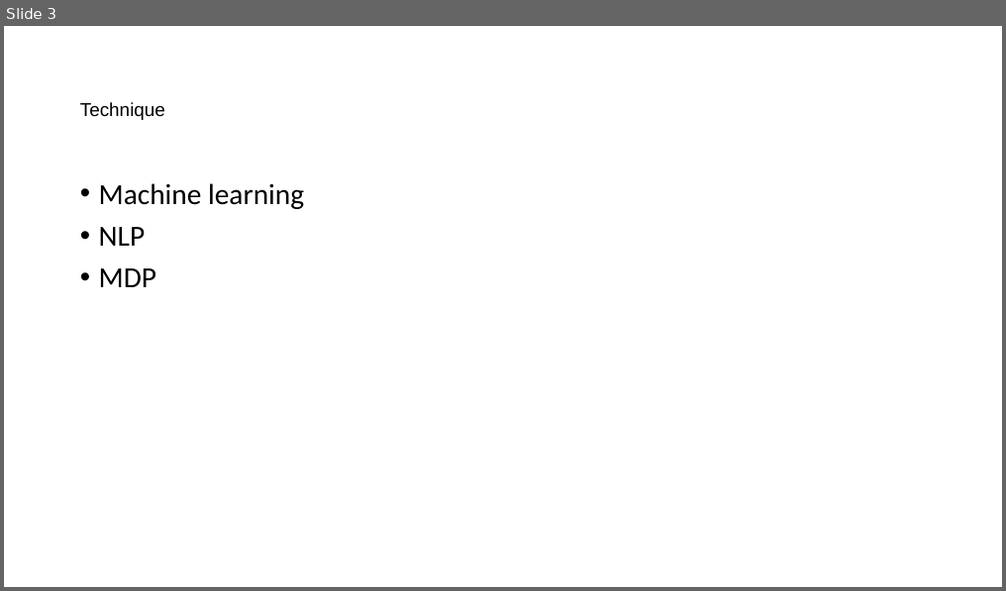
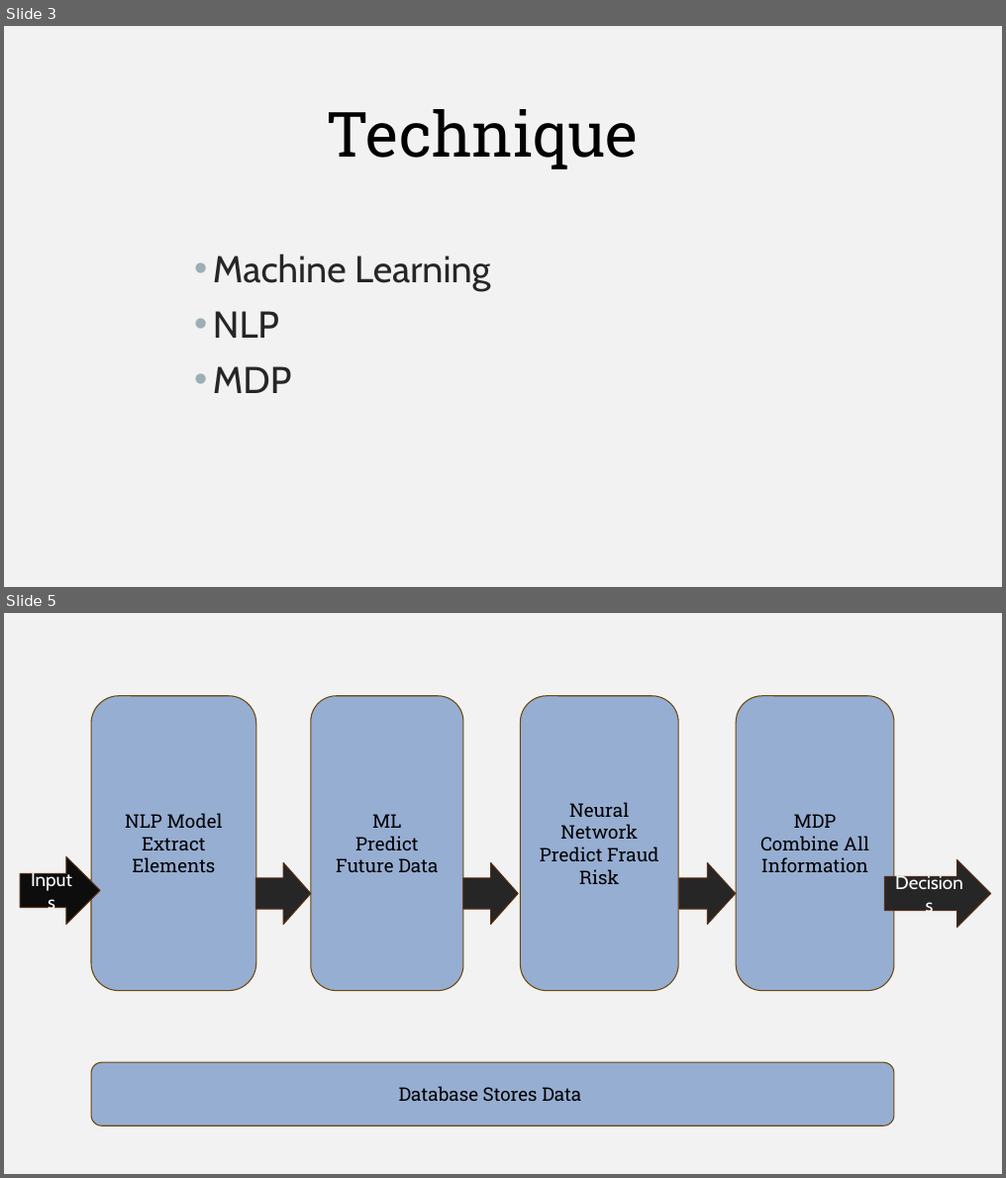
Before and after one commit to ivwangYW/5100CS_Group_Final_Project_Expense-AI, a slide deck: AI Empowered Automated Employee Expense Reimbursement Process.pptx. Shown one above the other, each under a label of ours: slide 3 before the commit, slides 3 and 5 after it; the slides between them are not shown. The pictures are 1006x591 and 1006x1178 pixels, drawn with LibreOffice and Linux fonts; fonts in the diff are those of the drawing. Boxes give left, top, right and bottom in pixels: in the first picture for what was removed or moved away, otherwise in the second. Text is boxed around its words. In the diff, an @@ line names an element or a change of style, - is before the commit and + after.

```diff
--- a/AI Empowered Automated Employee Expense Reimbursement Process.pptx
+++ b/AI Empowered Automated Employee Expense Reimbursement Process.pptx
@@ slide 5 added at bbox=[4, 613, 1002, 1174], background #F2F2F2 @@
@@ rounded rectangle added at bbox=[91, 696, 257, 991], fill #96AED2, outline #6C470D 1 pt, 18 pt, text #000000 @@
+NLP Model
+Extract Elements
@@ rounded rectangle added at bbox=[311, 696, 463, 991], fill #96AED2, outline #6C470D 1 pt, 18 pt, text #000000 @@
+ML
+Predict Future Data
@@ rounded rectangle added at bbox=[521, 696, 678, 991], fill #96AED2, outline #6C470D 1 pt, 18 pt, text #000000 @@
+Neural Network
+Predict Fraud Risk
@@ rounded rectangle added at bbox=[737, 696, 894, 991], fill #96AED2, outline #6C470D 1 pt, 18 pt, text #000000 @@
+MDP
+Combine All Information
@@ right arrow added at bbox=[20, 858, 100, 925], fill #0D0D0D, outline #582D15 1 pt, 18 pt, text #FFFFFF @@
+Inputs
@@ right arrow added at bbox=[256, 863, 311, 925], fill #262626, outline #582D15 1 pt @@
@@ right arrow added at bbox=[463, 863, 519, 925], fill #262626, outline #582D15 1 pt @@
@@ right arrow added at bbox=[679, 863, 736, 925], fill #262626, outline #582D15 1 pt @@
@@ right arrow added at bbox=[885, 861, 991, 928], fill #262626, outline #582D15 1 pt, 18 pt, text #FFFFFF @@
+Decisions
@@ rounded rectangle added at bbox=[91, 1062, 895, 1127], fill #96AED2, outline #6C470D 1 pt, 18 pt, text #000000 @@
+Database Stores Data
@@ slide 3 changed as well @@
@@ background #FFFFFF to #F2F2F2 @@
@@ text "Technique": place and size @@
-text "Technique" at bbox=[80, 102, 165, 120]
+text "Technique" at bbox=[326, 109, 637, 170]
@@ text "Technique" at bbox=[326, 109, 637, 170]: size 18 to 60 pt, font Arial to Roboto Slab; line spacing 0.9 to 1; vertical alignment middle to top @@
@@ text "Machine Learning": place and size @@
-text "Machine Learning" at bbox=[99, 183, 304, 287]
+text "Machine Learning" at bbox=[213, 254, 490, 393]
@@ text at bbox=[213, 254, 490, 291]: text changed; size 28 to 36 pt; font Calibri to Cabin; text colour #000000 to #262626 @@
-• Machine learning
+• Machine Learning
@@ text at bbox=[213, 311, 292, 393]: size 28 to 36 pt, font Calibri to Cabin, text colour #000000 to #262626 in "NLP", "MDP"; line spacing 0.9 to 1 @@
```
Also in this commit, not shown: 5 other slides changed, 5 other slides added, 1 slide removed.
